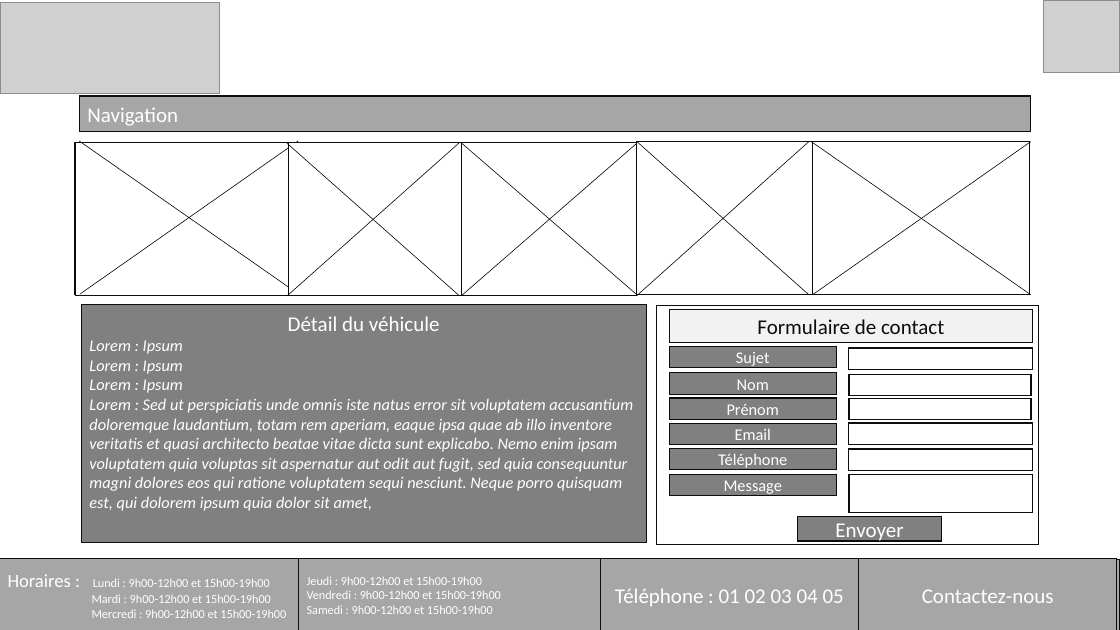
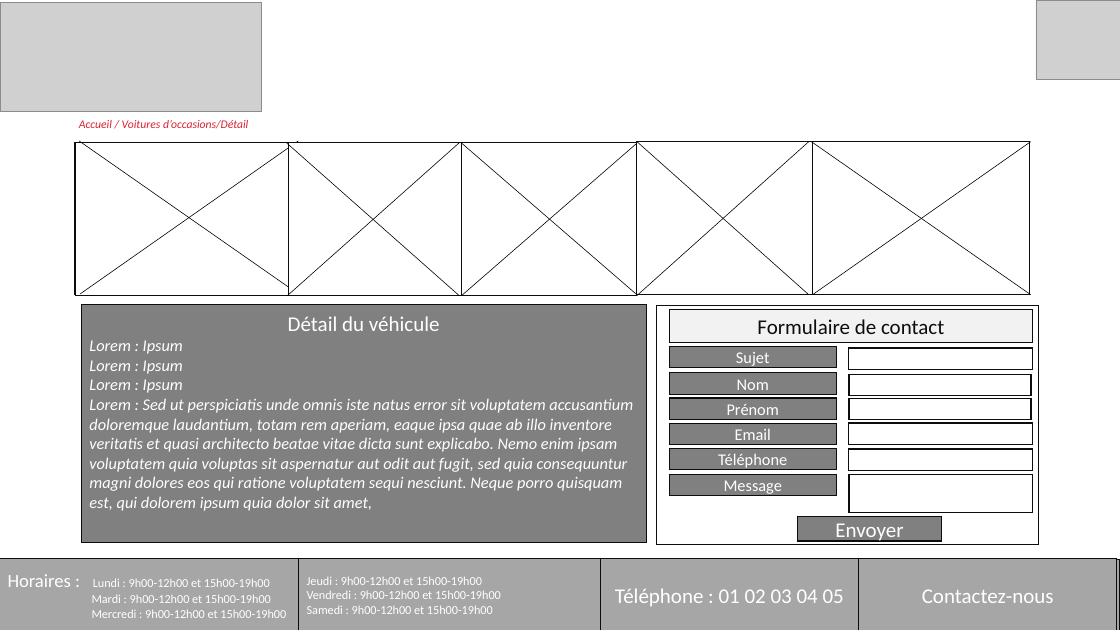
Before and after one commit to adele-dbs/garagevparrot, a slide deck: slide 3 of other/Maquette - Mockup.pptx. Drawn at 1120x630 pixels with LibreOffice and Linux fonts; fonts in the diff are those of the drawing; grey boxes stand for pictures. Boxes give left, top, right and bottom in pixels: in the first picture for what was removed or moved away, otherwise in the second. Text is boxed around its words. In the diff, an @@ line names an element or a change of style, - is before the commit and + after.

```diff
--- a/other/Maquette - Mockup.pptx
+++ b/other/Maquette - Mockup.pptx
@@ picture: place and size @@
-picture at [0, 2, 219, 93]
+picture at [0, 2, 261, 111]
@@ picture: place and size @@
-picture at [1044, 0, 1120, 73]
+picture at [1036, 0, 1120, 80]
@@ rectangle removed at [79, 96, 1031, 132] @@
-Navigation
@@ text added at [79, 120, 248, 128], 10 pt, text #D92332, italic @@
+Accueil / Voitures d’occasions/Détail
```
Also in this commit, not shown: 3 other slides changed, 20 other files.
